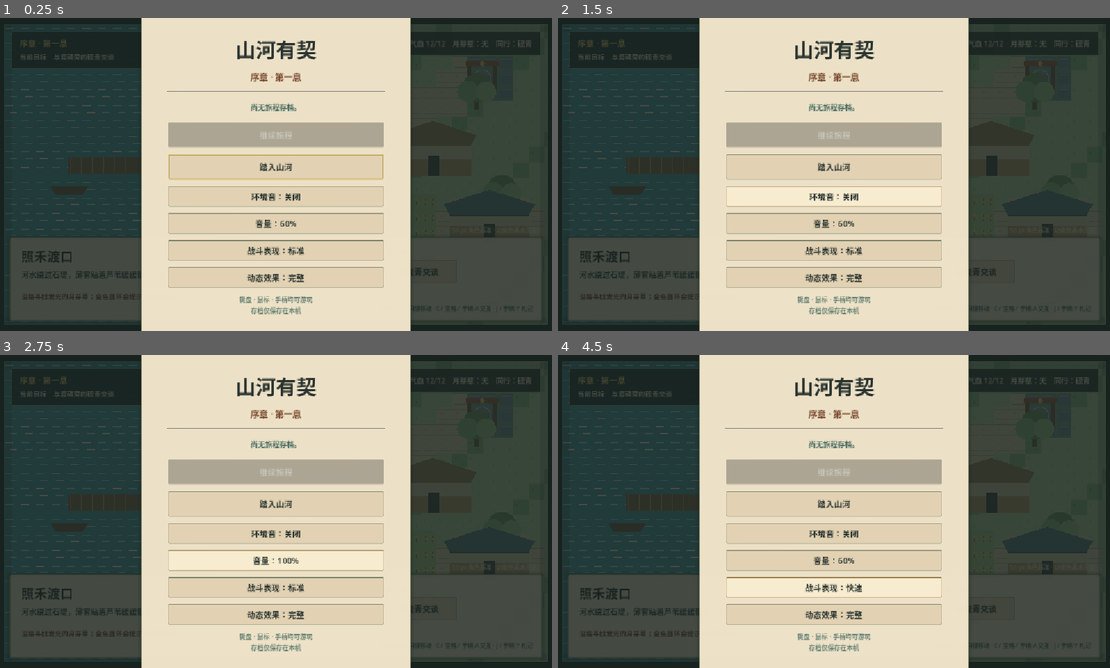
Above: before the commit, frames 1-4 (two rows, left to right).
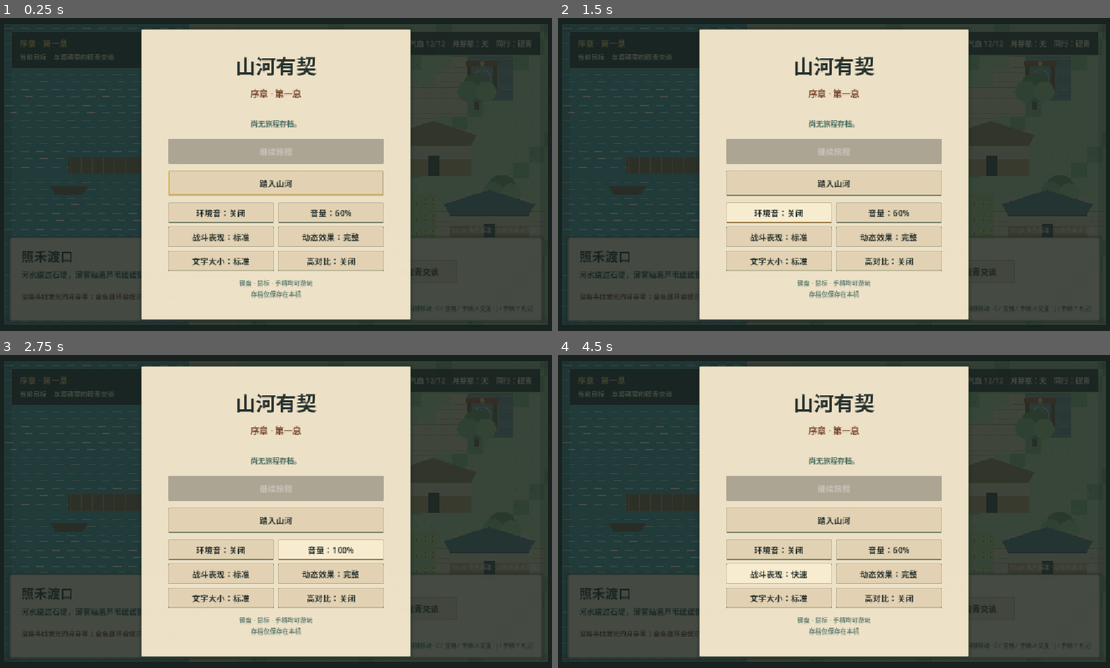
Above: after the commit, the same moments.

Repository: tomqwu/covenant-of-the-realm
Game: Godot game, scene res://src/ui/main.tscn
The game is run twice, just before and just after one commit, with the same random seed, the same clock (stepped at 60 frames per second) and the same inputs.
Inputs:
- Up to frame 1 (0.25 s): no input
- Up to frame 2 (1.5 s): click "环境音：关闭" at 0.5 s; click "环境音：开启" at 1.25 s
- Up to frame 3 (2.75 s): click "音量：60%" at 2 s
- Up to frame 4 (4.5 s): click "音量：100%" at 2.75 s; click "音量：35%" at 3.5 s; click "战斗表现：标准" at 4.25 s

The runs differ from the first frame. In frame 1, 14% of the frame differs, in the area x 25-75%, y 0-100%; in frame 2, 15%; in frame 3, 15%; in frame 4, 15%.

Commit message:
feat: add large-text and high-contrast reading settings
Settings v3 stores a standard/large text scale and a high-contrast text
toggle beside the earlier audio and presentation preferences, with
conservative v1/v2 migration and full validation fallback. Large text
multiplies each captured baseline reading-label size by 1.25; high
contrast pushes every reading label to an opaque deep-ink or paper-white
anchor chosen by luminance, so both text polarities strengthen without
inverting the painted-paper art. Both options are presentation-only:
rules, saves, combat pacing, and content are untouched, and
accessibility_contract() exposes the applied state for headless tests.

Evidence: 725 rule/scene assertions (color anchors, restore-to-baseline,
capture-order, migration, corrupted-fallback), 42 input checks with a
controller round-trip over the new pause buttons, cross-scene
persistence, a guarded reference capture, and the full check-rpg gate.

Co-Authored-By: Claude Fable 5 <noreply@anthropic.com>

Diff:
--- a/rpg/src/domain/settings_store.gd
+++ b/rpg/src/domain/settings_store.gd
@@ -1,7 +1,7 @@
 extends RefCounted
 class_name SettingsStore
 
-const SETTINGS_VERSION := 2
+const SETTINGS_VERSION := 3
 const DEFAULT_PATH := "user://settings.json"
 const DEFAULT_VOLUME := 0.6
 
@@ -13,6 +13,8 @@
 		"audio_volume": DEFAULT_VOLUME,
 		"battle_speed": "standard",
 		"reduced_motion": false,
+		"text_scale": "standard",
+		"high_contrast": false,
 	}
 
 
@@ -27,7 +29,7 @@
 		return {"ok": false, "data": defaults(), "reason": "invalid_json"}
 	var data: Dictionary = parser.data
 	var stored_version = data.get("settings_version")
-	if stored_version not in [1, 1.0, SETTINGS_VERSION, float(SETTINGS_VERSION)]:
+	if stored_version not in [1, 1.0, 2, 2.0, SETTINGS_VERSION, float(SETTINGS_VERSION)]:
 		return {"ok": false, "data": defaults(), "reason": "unsupported_version"}
 	if typeof(data.get("audio_enabled")) != TYPE_BOOL:
 		return {"ok": false, "data": defaults(), "reason": "invalid_audio_enabled"}
@@ -38,14 +40,23 @@
 		return {"ok": false, "data": defaults(), "reason": "invalid_audio_volume"}
 	var battle_speed := "standard"
 	var reduced_motion := false
-	var reason := "migrated_v1" if int(stored_version) == 1 else ""
-	if int(stored_version) == SETTINGS_VERSION:
+	var text_scale := "standard"
+	var high_contrast := false
+	var reason := "migrated_v%d" % int(stored_version) if int(stored_version) < SETTINGS_VERSION else ""
+	if int(stored_version) >= 2:
 		if data.get("battle_speed") not in ["standard", "fast"]:
 			return {"ok": false, "data": defaults(), "reason": "invalid_battle_speed"}
 		if typeof(data.get("reduced_motion")) != TYPE_BOOL:
 			return {"ok": false, "data": defaults(), "reason": "invalid_reduced_motion"}
 		battle_speed = data["battle_speed"]
 		reduced_motion = data["reduced_motion"]
+	if int(stored_version) == SETTINGS_VERSION:
+		if data.get("text_scale") not in ["standard", "large"]:
+			return {"ok": false, "data": defaults(), "reason": "invalid_text_scale"}
+		if typeof(data.get("high_contrast")) != TYPE_BOOL:
+			return {"ok": false, "data": defaults(), "reason": "invalid_high_contrast"}
+		text_scale = data["text_scale"]
+		high_contrast = data["high_contrast"]
 	return {
 		"ok": true,
 		"data": {
@@ -54,6 +65,8 @@
 			"audio_volume": volume,
 			"battle_speed": battle_speed,
 			"reduced_motion": reduced_motion,
+			"text_scale": text_scale,
+			"high_contrast": high_contrast,
 		},
 		"reason": reason,
 	}
@@ -67,6 +80,8 @@
 		"audio_volume": clampf(float(data.get("audio_volume", DEFAULT_VOLUME)), 0.0, 1.0),
 		"battle_speed": str(data.get("battle_speed", "standard")),
 		"reduced_motion": bool(data.get("reduced_motion", false)),
+		"text_scale": str(data.get("text_scale", "standard")),
+		"high_contrast": bool(data.get("high_contrast", false)),
 	}
 	var file := FileAccess.open(validation_path, FileAccess.WRITE)
 	if file == null:
--- a/rpg/src/ui/main.gd
+++ b/rpg/src/ui/main.gd
@@ -1,6 +1,9 @@
 extends Control
 
 const CONTENT_PATH := "res://content/prologue.json"
+const LARGE_TEXT_SCALE := 1.25
+const HIGH_CONTRAST_INK := Color("131a17")
+const HIGH_CONTRAST_PAPER := Color("fdfaf1")
 const JourneyStateScript := preload("res://src/domain/journey_state.gd")
 const ExplorationStateScript := preload("res://src/domain/exploration_state.gd")
 const SaveGameScript := preload("res://src/domain/save_game.gd")
@@ -31,6 +34,10 @@
 @onready var pause_battle_speed_button: Button = %PauseBattleSpeedButton
 @onready var title_motion_button: Button = %TitleMotionButton
 @onready var pause_motion_button: Button = %PauseMotionButton
+@onready var title_text_scale_button: Button = %TitleTextScaleButton
+@onready var pause_text_scale_button: Button = %PauseTextScaleButton
+@onready var title_contrast_button: Button = %TitleContrastButton
+@onready var pause_contrast_button: Button = %PauseContrastButton
 @onready var audio_manager: AudioStreamPlayer = %AudioManager
 @onready var dialogue_overlay: Control = %DialogueOverlay
 @onready var dialogue_speaker_label: Label = %DialogueSpeakerLabel
@@ -63,6 +70,9 @@
 var dialogue_history_visible := false
 var dialogue_reveal_elapsed := 0.0
 var journal_previous_focus: Control = null
+var reading_labels: Array[Label] = []
+var base_reading_font_sizes := {}
+var base_reading_font_colors := {}
 
 
 func _ready() -> void:
@@ -82,6 +92,10 @@
 	_style_settings_button(pause_battle_speed_button)
 	_style_settings_button(title_motion_button)
 	_style_settings_button(pause_motion_button)
+	_style_settings_button(title_text_scale_button)
+	_style_settings_button(pause_text_scale_button)
+	_style_settings_button(title_contrast_button)
+	_style_settings_button(pause_contrast_button)
 	_style_settings_button(dialogue_history_button)
 	_style_settings_button(dialogue_skip_button)
 	_style_settings_button(dialogue_next_button)
@@ -100,12 +114,17 @@
 	pause_battle_speed_button.pressed.connect(toggle_battle_speed)
 	title_motion_button.pressed.connect(toggle_reduced_motion)
 	pause_motion_button.pressed.connect(toggle_reduced_motion)
+	title_text_scale_button.pressed.connect(toggle_text_scale)
+	pause_text_scale_button.pressed.connect(toggle_text_scale)
+	title_contrast_button.pressed.connect(toggle_high_contrast)
+	pause_contrast_button.pressed.connect(toggle_high_contrast)
 	dialogue_history_button.pressed.connect(toggle_dialogue_history)
 	dialogue_skip_button.pressed.connect(skip_dialogue_to_response)
 	dialogue_next_button.pressed.connect(advance_dialogue)
 	journal_button.pressed.connect(toggle_journal)
 	journal_close_button.pressed.connect(close_journal)
 	scene_transition.transition_finished.connect(_restore_action_focus)
+	_capture_reading_baseline()
 	_apply_audio_settings()
 	pause_overlay.hide()
 	dialogue_overlay.hide()
@@ -526,6 +545,18 @@
 	_apply_presentation_settings()
 
 
+func toggle_text_scale() -> void:
+	settings["text_scale"] = "large" if settings["text_scale"] == "standard" else "standard"
+	SettingsStoreScript.write(settings, settings_path)
+	_apply_accessibility_settings()
+
+
+func toggle_high_contrast() -> void:
+	settings["high_contrast"] = not settings["high_contrast"]
+	SettingsStoreScript.write(settings, settings_path)
+	_apply_accessibility_settings()
+
+
 func _apply_audio_settings() -> void:
 	audio_manager.set_audio_volume(float(settings["audio_volume"]))
 	audio_manager.set_audio_enabled(bool(settings["audio_enabled"]))
@@ -545,6 +576,63 @@
 	pause_battle_speed_button.text = speed_text
 	title_motion_button.text = motion_text
 	pause_motion_button.text = motion_text
+	_apply_accessibility_settings()
+
+
+func _capture_reading_baseline() -> void:
+	reading_labels = [
+		chapter_label,
+		objective_label,
+		location_label,
+		description_label,
+		status_label,
+		event_label,
+		input_hint,
+		title_status,
+		dialogue_speaker_label,
+		dialogue_label,
+		dialogue_portrait_label,
+		journal_location_label,
+		journal_objective_label,
+		journal_count_label,
+		journal_entries_label,
+	]
+	for label in reading_labels:
+		base_reading_font_sizes[label] = label.get_theme_font_size("font_size")
+		base_reading_font_colors[label] = label.get_theme_color("font_color")
+
+
+func _apply_accessibility_settings() -> void:
+	var scale_text := "文字大小：大字" if settings["text_scale"] == "large" else "文字大小：标准"
+	var contrast_text := "高对比：开启" if settings["high_contrast"] else "高对比：关闭"
+	title_text_scale_button.text = scale_text
+	pause_text_scale_button.text = scale_text
+	title_contrast_button.text = contrast_text
+	pause_contrast_button.text = contrast_text
+	for label in reading_labels:
+		var base_size := int(base_reading_font_sizes[label])
+		var next_size := ceili(float(base_size) * LARGE_TEXT_SCALE) if settings["text_scale"] == "large" else base_size
+		label.add_theme_font_size_override("font_size", next_size)
+		var base_color: Color = base_reading_font_colors[label]
+		var next_color := _high_contrast_color(base_color) if settings["high_contrast"] else base_color
+		label.add_theme_color_override("font_color", next_color)
+
+
+func _high_contrast_color(base_color: Color) -> Color:
+	return HIGH_CONTRAST_PAPER if base_color.get_luminance() >= 0.5 else HIGH_CONTRAST_INK
+
+
+func accessibility_contract() -> Dictionary:
+	return {
+		"text_scale": settings["text_scale"],
+		"high_contrast": settings["high_contrast"],
+		"reading_label_count": reading_labels.size(),
+		"base_dialogue_font_size": int(base_reading_font_sizes.get(dialogue_label, 0)),
+		"dialogue_font_size": dialogue_label.get_theme_font_size("font_size"),
+		"dialogue_font_color": dialogue_label.get_theme_color("font_color"),
+		"motion_free": true,
+		"rule_authority": false,
+	}
 
 
 func start_new_game() -> void:
--- a/rpg/src/ui/main.tscn
+++ b/rpg/src/ui/main.tscn
@@ -720,25 +720,41 @@
 layout_mode = 2
 text = "踏入山河"
 
-[node name="TitleAudioButton" type="Button" parent="TitleOverlay/Center/TitlePanel/Margin/Column"]
+[node name="TitleSettings" type="GridContainer" parent="TitleOverlay/Center/TitlePanel/Margin/Column"]
+layout_mode = 2
+theme_override_constants/h_separation = 8
+theme_override_constants/v_separation = 8
+columns = 2
+
+[node name="TitleAudioButton" type="Button" parent="TitleOverlay/Center/TitlePanel/Margin/Column/TitleSettings"]
 unique_name_in_owner = true
 layout_mode = 2
 text = "环境音：关闭"
 
-[node name="TitleVolumeButton" type="Button" parent="TitleOverlay/Center/TitlePanel/Margin/Column"]
+[node name="TitleVolumeButton" type="Button" parent="TitleOverlay/Center/TitlePanel/Margin/Column/TitleSettings"]
 unique_name_in_owner = true
 layout_mode = 2
 text = "音量：60%"
 
-[node name="TitleBattleSpeedButton" type="Button" parent="TitleOverlay/Center/TitlePanel/Margin/Column"]
+[node name="TitleBattleSpeedButton" type="Button" parent="TitleOverlay/Center/TitlePanel/Margin/Column/TitleSettings"]
 unique_name_in_owner = true
 layout_mode = 2
 text = "战斗表现：标准"
 
-[node name="TitleMotionButton" type="Button" parent="TitleOverlay/Center/TitlePanel/Margin/Column"]
+[node name="TitleMotionButton" type="Button" parent="TitleOverlay/Center/TitlePanel/Margin/Column/TitleSettings"]
 unique_name_in_owner = true
 layout_mode = 2
 text = "动态效果：完整"
+
+[node name="TitleTextScaleButton" type="Button" parent="TitleOverlay/Center/TitlePanel/Margin/Column/TitleSettings"]
+unique_name_in_owner = true
+layout_mode = 2
+text = "文字大小：标准"
+
+[node name="TitleContrastButton" type="Button" parent="TitleOverlay/Center/TitlePanel/Margin/Column/TitleSettings"]
+unique_name_in_owner = true
+layout_mode = 2
+text = "高对比：关闭"
 
 [node name="TitleControls" type="Label" parent="TitleOverlay/Center/TitlePanel/Margin/Column"]
 layout_mode = 2
@@ -805,26 +821,42 @@
 text = "当前进度已保存到本机。"
 horizontal_alignment = 1
 
-[node name="PauseAudioButton" type="Button" parent="PauseOverlay/Center/PausePanel/Margin/Column"]
+[node name="PauseSettings" type="GridContainer" parent="PauseOverlay/Center/PausePanel/Margin/Column"]
+layout_mode = 2
+theme_override_constants/h_separation = 8
+theme_override_constants/v_separation = 8
+columns = 2
+
+[node name="PauseAudioButton" type="Button" parent="PauseOverlay/Center/PausePanel/Margin/Column/PauseSettings"]
 unique_name_in_owner = true
 layout_mode = 2
 text = "环境音：关闭"
 
-[node name="PauseVolumeButton" type="Button" parent="PauseOverlay/Center/PausePanel/Margin/Column"]
+[node name="PauseVolumeButton" type="Button" parent="PauseOverlay/Center/PausePanel/Margin/Column/PauseSettings"]
 unique_name_in_owner = true
 layout_mode = 2
 text = "音量：60%"
 
-[node name="PauseBattleSpeedButton" type="Button" parent="PauseOverlay/Center/PausePanel/Margin/Column"]
+[node name="PauseBattleSpeedButton" type="Button" parent="PauseOverlay/Center/PausePanel/Margin/Column/PauseSettings"]
 unique_name_in_owner = true
 layout_mode = 2
 text = "战斗表现：标准"
 
-[node name="PauseMotionButton" type="Button" parent="PauseOverlay/Center/PausePanel/Margin/Column"]
+[node name="PauseMotionButton" type="Button" parent="PauseOverlay/Center/PausePanel/Margin/Column/PauseSettings"]
 unique_name_in_owner = true
 layout_mode = 2
 text = "动态效果：完整"
 
+[node name="PauseTextScaleButton" type="Button" parent="PauseOverlay/Center/PausePanel/Margin/Column/PauseSettings"]
+unique_name_in_owner = true
+layout_mode = 2
+text = "文字大小：标准"
+
+[node name="PauseContrastButton" type="Button" parent="PauseOverlay/Center/PausePanel/Margin/Column/PauseSettings"]
+unique_name_in_owner = true
+layout_mode = 2
+text = "高对比：关闭"
+
 [node name="ResumeButton" type="Button" parent="PauseOverlay/Center/PausePanel/Margin/Column"]
 unique_name_in_owner = true
 layout_mode = 2
--- a/rpg/tests/input_runner.gd
+++ b/rpg/tests/input_runner.gd
@@ -79,6 +79,18 @@
 	game.get_node("%PauseMotionButton").grab_focus()
 	await _trigger_joy_button(JOY_BUTTON_A)
 	_expect(game.get_node("%PauseMotionButton").text == "动态效果：简化", "手柄 A 切换简化动态")
+	game.get_node("%PauseTextScaleButton").grab_focus()
+	await _trigger_joy_button(JOY_BUTTON_A)
+	_expect(game.get_node("%PauseTextScaleButton").text == "文字大小：大字", "手柄 A 切换大字模式")
+	game.get_node("%PauseContrastButton").grab_focus()
+	await _trigger_joy_button(JOY_BUTTON_A)
+	_expect(game.get_node("%PauseContrastButton").text == "高对比：开启", "手柄 A 开启高对比文字")
+	game.get_node("%PauseTextScaleButton").grab_focus()
+	await _trigger_joy_button(JOY_BUTTON_A)
+	_expect(game.get_node("%PauseTextScaleButton").text == "文字大小：标准", "手柄 A 恢复标准文字大小")
+	game.get_node("%PauseContrastButton").grab_focus()
+	await _trigger_joy_button(JOY_BUTTON_A)
+	_expect(game.get_node("%PauseContrastButton").text == "高对比：关闭", "手柄 A 关闭高对比文字")
 	game.get_node("%ResumeButton").grab_focus()
 	await _trigger_joy_button(JOY_BUTTON_A)
 	_expect(not game.get_node("%PauseOverlay").visible, "手柄 A 从暂停恢复")
--- a/rpg/tests/test_runner.gd
+++ b/rpg/tests/test_runner.gd
@@ -465,6 +465,8 @@
 	_expect_equal(initial["data"]["audio_volume"], 0.6, "默认音量为六成")
 	_expect_equal(initial["data"]["battle_speed"], "standard", "战斗表现默认标准速度")
 	_expect_false(initial["data"]["reduced_motion"], "动态效果默认完整")
+	_expect_equal(initial["data"]["text_scale"], "standard", "文字大小默认标准")
+	_expect_false(initial["data"]["high_contrast"], "高对比默认关闭")
 	_expect_true(SettingsStoreScript.write({"audio_enabled": true, "audio_volume": 0.35}, TEST_SETTINGS_PATH), "音频偏好写入成功")
 	var stored: Dictionary = SettingsStoreScript.read(TEST_SETTINGS_PATH)
 	_expect_true(stored["ok"], "音频偏好可以读取")
@@ -477,6 +479,16 @@
 	_expect_equal(migrated_settings["reason"], "migrated_v1", "旧设置声明迁移来源")
 	_expect_equal(migrated_settings["data"]["battle_speed"], "standard", "旧设置迁移不擅自开启快速模式")
 	_expect_false(migrated_settings["data"]["reduced_motion"], "旧设置迁移保持完整动态默认值")
+	_expect_equal(migrated_settings["data"]["text_scale"], "standard", "v1 迁移不擅自放大文字")
+	_expect_false(migrated_settings["data"]["high_contrast"], "v1 迁移保持默认对比")
+	_write_test_file(TEST_SETTINGS_PATH, JSON.stringify({"settings_version": 2, "audio_enabled": true, "audio_volume": 0.6, "battle_speed": "fast", "reduced_motion": true}))
+	var migrated_v2_settings: Dictionary = SettingsStoreScript.read(TEST_SETTINGS_PATH)
+	_expect_true(migrated_v2_settings["ok"], "v2 表现设置可迁移到无障碍版本")
+	_expect_equal(migrated_v2_settings["reason"], "migrated_v2", "v2 设置声明迁移来源")
+	_expect_equal(migrated_v2_settings["data"]["battle_speed"], "fast", "v2 迁移保留快速战斗表现")
+	_expect_true(migrated_v2_settings["data"]["reduced_motion"], "v2 迁移保留简化动态偏好")
+	_expect_equal(migrated_v2_settings["data"]["text_scale"], "standard", "v2 迁移不擅自放大文字")
+	_expect_false(migrated_v2_settings["data"]["high_contrast"], "v2 迁移保持默认对比")
 	_write_test_file(TEST_SETTINGS_PATH, "{broken")
 	var corrupt: Dictionary = SettingsStoreScript.read(TEST_SETTINGS_PATH)
 	_expect_false(corrupt["ok"], "损坏设置不会加载")
@@ -491,6 +503,18 @@
 	_expect_equal(SettingsStoreScript.read(TEST_SETTINGS_PATH)["reason"], "invalid_battle_speed", "未知战斗表现速度被拒绝")
 	_write_test_file(TEST_SETTINGS_PATH, JSON.stringify({"settings_version": 2, "audio_enabled": true, "audio_volume": 0.6, "battle_speed": "fast", "reduced_motion": "yes"}))
 	_expect_equal(SettingsStoreScript.read(TEST_SETTINGS_PATH)["reason"], "invalid_reduced_motion", "非布尔动态偏好被拒绝")
+	_write_test_file(TEST_SETTINGS_PATH, JSON.stringify({"settings_version": 3, "audio_enabled": true, "audio_volume": 0.6, "battle_speed": "standard", "reduced_motion": false, "text_scale": "huge", "high_contrast": true}))
+	var rejected_scale: Dictionary = SettingsStoreScript.read(TEST_SETTINGS_PATH)
+	_expect_equal(rejected_scale["reason"], "invalid_text_scale", "未知文字大小被拒绝")
+	_expect_equal(rejected_scale["data"]["text_scale"], "standard", "非法文字设置整体回退标准字号")
+	_expect_false(rejected_scale["data"]["high_contrast"], "非法文字设置不泄漏部分校验的高对比")
+	_write_test_file(TEST_SETTINGS_PATH, JSON.stringify({"settings_version": 3, "audio_enabled": true, "audio_volume": 0.6, "battle_speed": "standard", "reduced_motion": false, "text_scale": "large", "high_contrast": "yes"}))
+	_expect_equal(SettingsStoreScript.read(TEST_SETTINGS_PATH)["reason"], "invalid_high_contrast", "非布尔对比偏好被拒绝")
+	_expect_true(SettingsStoreScript.write({"audio_enabled": false, "audio_volume": 0.6, "battle_speed": "standard", "reduced_motion": false, "text_scale": "large", "high_contrast": true}, TEST_SETTINGS_PATH), "无障碍偏好写入成功")
+	var accessible: Dictionary = SettingsStoreScript.read(TEST_SETTINGS_PATH)
+	_expect_true(accessible["ok"], "无障碍偏好可以读取")
+	_expect_equal(accessible["data"]["text_scale"], "large", "大字偏好持久化")
+	_expect_true(accessible["data"]["high_contrast"], "高对比偏好持久化")
 	SettingsStoreScript.remove(TEST_SETTINGS_PATH)
 
 
@@ -867,6 +891,30 @@
 	_expect_equal(instance.get_node("%PauseBattleSpeedButton").text, "战斗表现：快速", "标题与暂停战斗表现同步")
 	_expect_equal(instance.get_node("%TitleMotionButton").text, "动态效果：简化", "标题可以切换简化动态")
 	_expect_equal(instance.get_node("%PauseMotionButton").text, "动态效果：简化", "标题与暂停动态偏好同步")
+	_expect_equal(instance.get_node("%TitleTextScaleButton").text, "文字大小：标准", "标题默认显示标准文字大小")
+	_expect_equal(instance.get_node("%TitleContrastButton").text, "高对比：关闭", "标题默认关闭高对比")
+	var base_accessibility: Dictionary = instance.accessibility_contract()
+	_expect_false(base_accessibility["rule_authority"], "无障碍表现不成为规则权威")
+	_expect_equal(base_accessibility["reading_label_count"], 15, "无障碍阅读标签清单保持精确覆盖")
+	instance.get_node("%TitleTextScaleButton").pressed.emit()
+	instance.get_node("%TitleContrastButton").pressed.emit()
+	_expect_equal(instance.get_node("%TitleTextScaleButton").text, "文字大小：大字", "标题可以切换大字模式")
+	_expect_equal(instance.get_node("%PauseTextScaleButton").text, "文字大小：大字", "标题与暂停文字大小同步")
+	_expect_equal(instance.get_node("%TitleContrastButton").text, "高对比：开启", "标题可以开启高对比文字")
+	_expect_equal(instance.get_node("%PauseContrastButton").text, "高对比：开启", "标题与暂停对比偏好同步")
+	var boosted_accessibility: Dictionary = instance.accessibility_contract()
+	_expect_equal(boosted_accessibility["dialogue_font_size"], ceili(float(base_accessibility["dialogue_font_size"]) * 1.25), "大字模式放大对话正文")
+	_expect_true(boosted_accessibility["dialogue_font_size"] > base_accessibility["dialogue_font_size"], "大字模式严格大于基准字号")
+	_expect_equal(boosted_accessibility["dialogue_font_color"].a, 1.0, "高对比正文使用完全不透明文字")
+	_expect_true(boosted_accessibility["dialogue_font_color"] != base_accessibility["dialogue_font_color"], "高对比正文颜色相对基准增强")
+	_expect_equal(boosted_accessibility["dialogue_font_color"], instance.HIGH_CONTRAST_INK, "浅纸上的深色正文推向深墨锚点")
+	_expect_equal(instance.get_node("%StatusLabel").get_theme_color("font_color"), instance.HIGH_CONTRAST_PAPER, "深底上的浅色状态文字推向纸白锚点")
+	instance.get_node("%TitleTextScaleButton").pressed.emit()
+	_expect_equal(instance.accessibility_contract()["dialogue_font_size"], base_accessibility["dialogue_font_size"], "恢复标准后正文回到基准字号")
+	instance.get_node("%TitleContrastButton").pressed.emit()
+	_expect_equal(instance.accessibility_contract()["dialogue_font_color"], base_accessibility["dialogue_font_color"], "关闭高对比后正文回到基准颜色")
+	instance.get_node("%TitleTextScaleButton").pressed.emit()
+	instance.get_node("%TitleContrastButton").pressed.emit()
 	instance.get_node("%NewGameButton").pressed.emit()
 	await process_frame
 	_expect_false(instance.get_node("%TitleOverlay").visible, "新游戏进入实际地图")
@@ -1257,6 +1305,13 @@
 	_expect_true(resumed.get_node("%AudioManager").is_audio_active(), "新场景恢复用户开启的环境音")
 	_expect_equal(resumed.get_node("%TitleBattleSpeedButton").text, "战斗表现：快速", "新场景恢复快速战斗表现")
 	_expect_equal(resumed.get_node("%TitleMotionButton").text, "动态效果：简化", "新场景恢复简化动态偏好")
+	_expect_equal(resumed.get_node("%TitleTextScaleButton").text, "文字大小：大字", "新场景恢复大字偏好")
+	_expect_equal(resumed.get_node("%TitleContrastButton").text, "高对比：开启", "新场景恢复高对比偏好")
+	_expect_equal(resumed.accessibility_contract()["dialogue_font_size"], ceili(float(resumed.accessibility_contract()["base_dialogue_font_size"]) * 1.25), "新场景立即应用持久化大字模式")
+	_expect_equal(resumed.accessibility_contract()["dialogue_font_color"], resumed.HIGH_CONTRAST_INK, "新场景立即应用持久化高对比颜色")
+	resumed.toggle_high_contrast()
+	_expect_equal(resumed.accessibility_contract()["dialogue_font_color"], base_accessibility["dialogue_font_color"], "新场景基准在应用高对比之前捕获")
+	resumed.toggle_high_contrast()
 	_expect_true(resumed.continue_game(), "新场景可以继续本地存档")
 	await process_frame
 	_expect_equal(resumed.get_node("%LocationLabel").text, "第一息", "继续游戏恢复章节完成态")
--- a/rpg/tools/capture_ui.gd
+++ b/rpg/tools/capture_ui.gd
@@ -44,6 +44,15 @@
 	instance.show_full_dialogue_line()
 	await _settle()
 	await _save_frame("01-companion-dialogue.png")
+	instance.toggle_text_scale()
+	instance.toggle_high_contrast()
+	await _settle()
+	await _save_frame("01-accessible-dialogue.png")
+	instance.toggle_text_scale()
+	instance.toggle_high_contrast()
+	var restored_accessibility: Dictionary = instance.accessibility_contract()
+	assert(restored_accessibility["text_scale"] == "standard" and not restored_accessibility["high_contrast"],
+		"后续参考截图必须在标准文字与普通对比下拍摄")
 	instance.advance_dialogue()
 	instance.show_full_dialogue_line()
 	await _settle()
Not shown, changed: README.md
Not shown, changed: docs/DECISIONS.md
Not shown, changed: docs/TESTING.md
Not shown, added: docs/concepts/gameplay-ui-v1/01-accessible-dialogue.png
Not shown, changed: docs/concepts/gameplay-ui-v1/01-dialogue-journal.png
Not shown, changed: docs/concepts/gameplay-ui-v1/01-scene-transition.png
Not shown, changed: docs/concepts/gameplay-ui-v1/01-title-screen.png
Not shown, changed: docs/concepts/gameplay-ui-v1/02-cangquan-battle.png
Not shown, changed: docs/concepts/gameplay-ui-v1/02-cangquan-boss.png
Not shown, changed: docs/concepts/gameplay-ui-v1/02-cangquan-moss-battle.png
Not shown, changed: docs/concepts/gameplay-ui-v1/02-cangquan-path.png
Not shown, changed: docs/concepts/gameplay-ui-v1/02-cangquan-puppet-battle.png
(and 6 more such lines)
